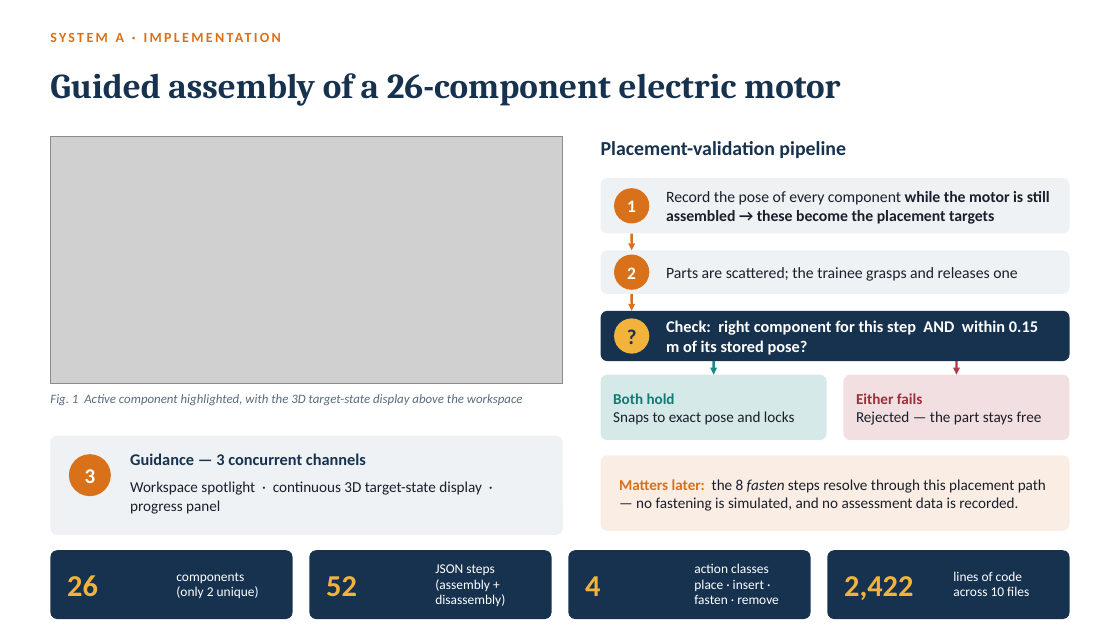
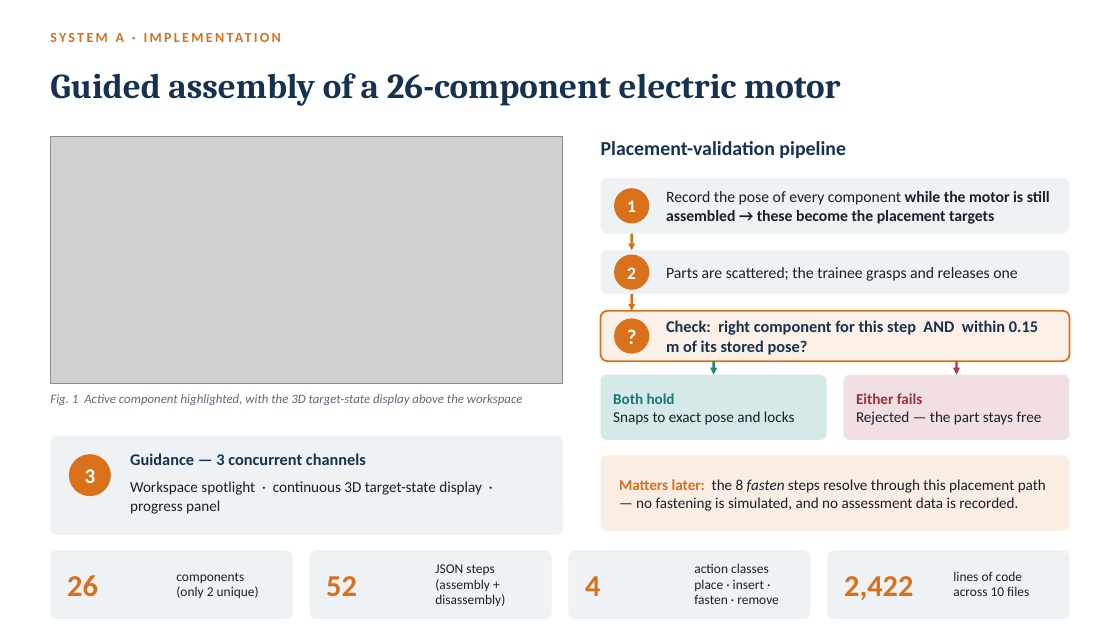
Before and after one commit to bn25mem3r03-eng/notebooklm, a slide deck: slide 1 of ieom2026_presentation/Slide6_SystemA_redesigned.pptx. Drawn at 1120x630 pixels with LibreOffice and Linux fonts; fonts in the diff are those of the drawing; grey boxes stand for pictures. Boxes give left, top, right and bottom in pixels: in the first picture for what was removed or moved away, otherwise in the second. Text is boxed around its words. In the diff, an @@ line names an element or a change of style, - is before the commit and + after.

```diff
--- a/ieom2026_presentation/Slide6_SystemA_redesigned.pptx
+++ b/ieom2026_presentation/Slide6_SystemA_redesigned.pptx
@@ rounded rectangle at (x1=601, y1=311, x2=1070, y2=361): fill #16324F to #D9701A at 10% opacity; outline none to #D9701A 1.5 pt @@
@@ text "?" at (x1=614, y1=318, x2=649, y2=354): text colour #16324F to #FFFFFF @@
@@ ellipse at (x1=614, y1=318, x2=649, y2=354): fill #F2B33D to #D9701A @@
@@ text "Check: right component for this ..." at (x1=666, y1=320, x2=1038, y2=355): text colour #FFFFFF to #16324F @@
@@ fill #16324F to #EEF2F5 in 4 elements at (x1=50, y1=550, x2=292, y2=619), (x1=309, y1=550, x2=551, y2=619), (x1=569, y1=550, x2=811, y2=619), (x1=828, y1=550, x2=1070, y2=619) @@
@@ text colour #F2B33D to #D9701A in 4 elements at (x1=67, y1=575, x2=98, y2=597), (x1=326, y1=576, x2=357, y2=596), (x1=585, y1=576, x2=600, y2=596), (x1=844, y1=576, x2=913, y2=600) @@
@@ text colour #FFFFFF to #1A1F2B in 4 elements at (x1=176, y1=572, x2=259, y2=598), (x1=435, y1=564, x2=505, y2=606), (x1=694, y1=563, x2=779, y2=604), (x1=953, y1=571, x2=1029, y2=596) @@
```
